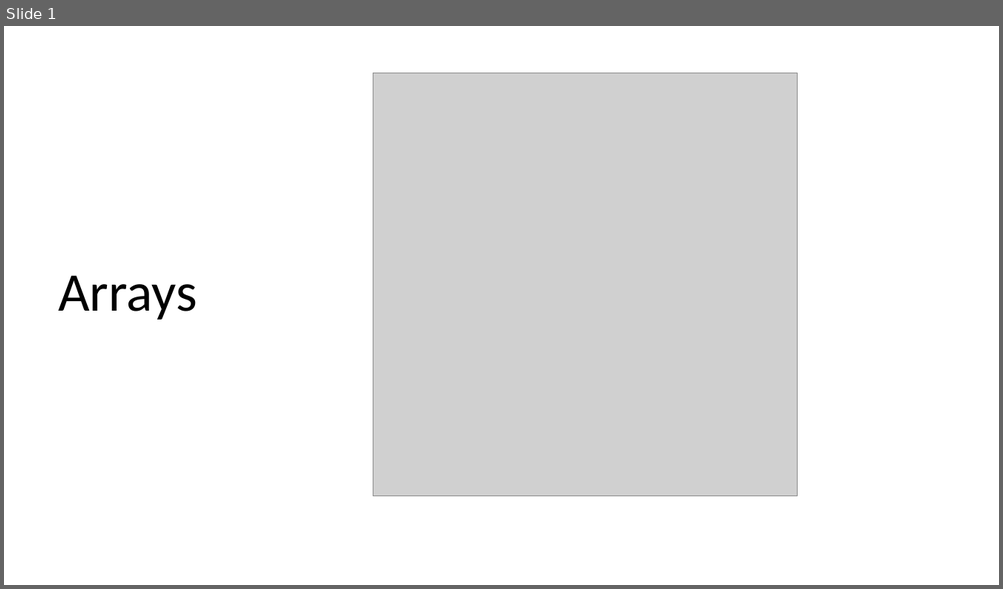
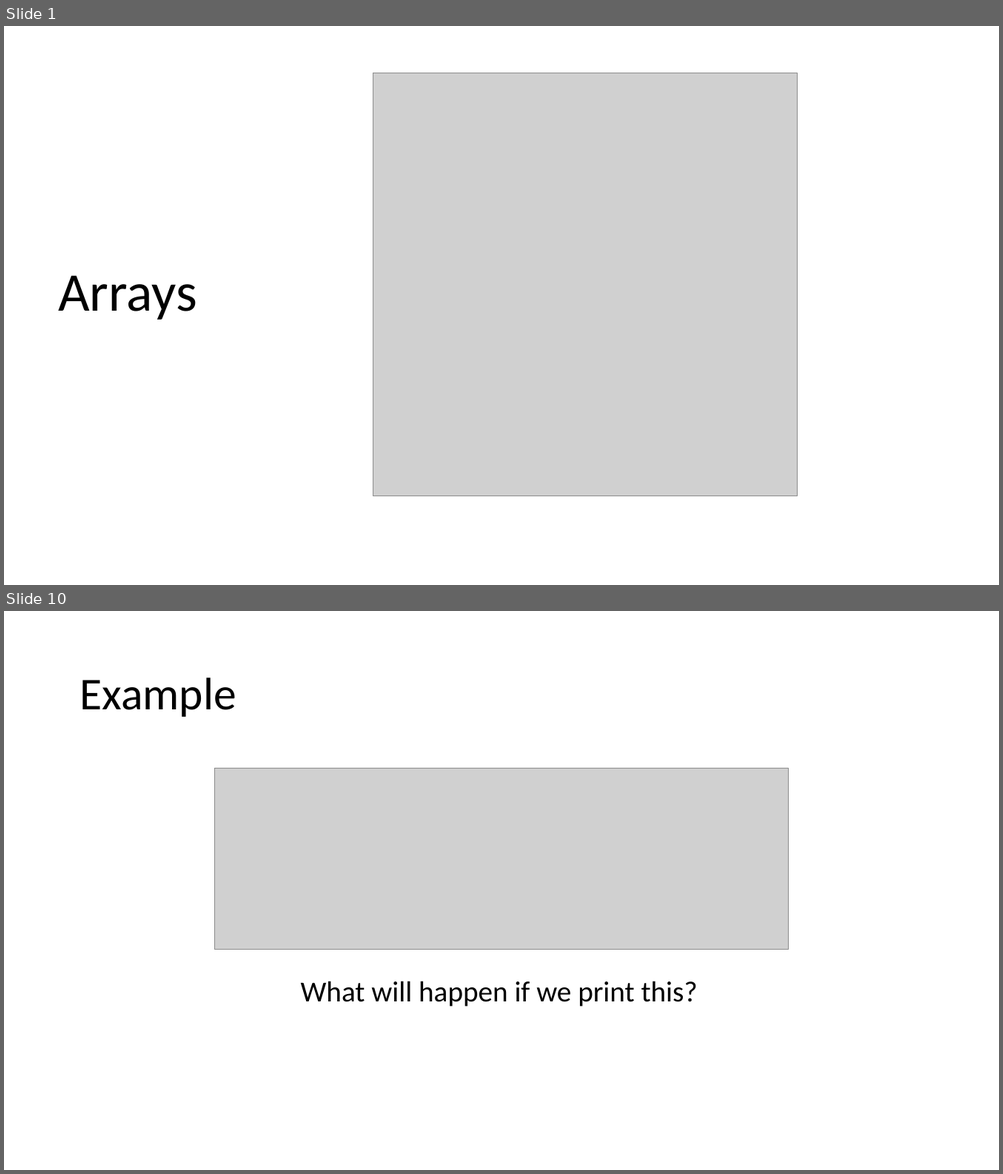
Before and after one commit to JoZonneveld/TCR-python-lessons, a slide deck: Lessons/Lesson 3/Arrays.pptx. Shown one above the other, each under a label of ours: slide 1 before the commit, slides 1 and 10 after it; the slides between them are not shown. The pictures are 1003x589 and 1003x1174 pixels, drawn with LibreOffice and Linux fonts; fonts in the diff are those of the drawing; grey boxes stand for pictures; background and template pictures are left out. Boxes give left, top, right and bottom in pixels: in the first picture for what was removed or moved away, otherwise in the second. Text is boxed around its words. In the diff, an @@ line names an element or a change of style, - is before the commit and + after.

```diff
--- a/Lessons/Lesson 3/Arrays.pptx
+++ b/Lessons/Lesson 3/Arrays.pptx
@@ slide 10 added at <box>4,611,999,1170</box>, background #FFFFFF @@
@@ title added at <box>79,678,236,717</box>, 44 pt, text #000000 @@
+Example
@@ picture added at <box>214,769,789,950</box> @@
@@ text added at <box>301,981,697,1007</box>, 28 pt, text #000000 @@
+What will happen if we print this?
```
Also in this commit, not shown: 1 slide changed, 15 other slides added, 1 slide removed, 1 other file.
